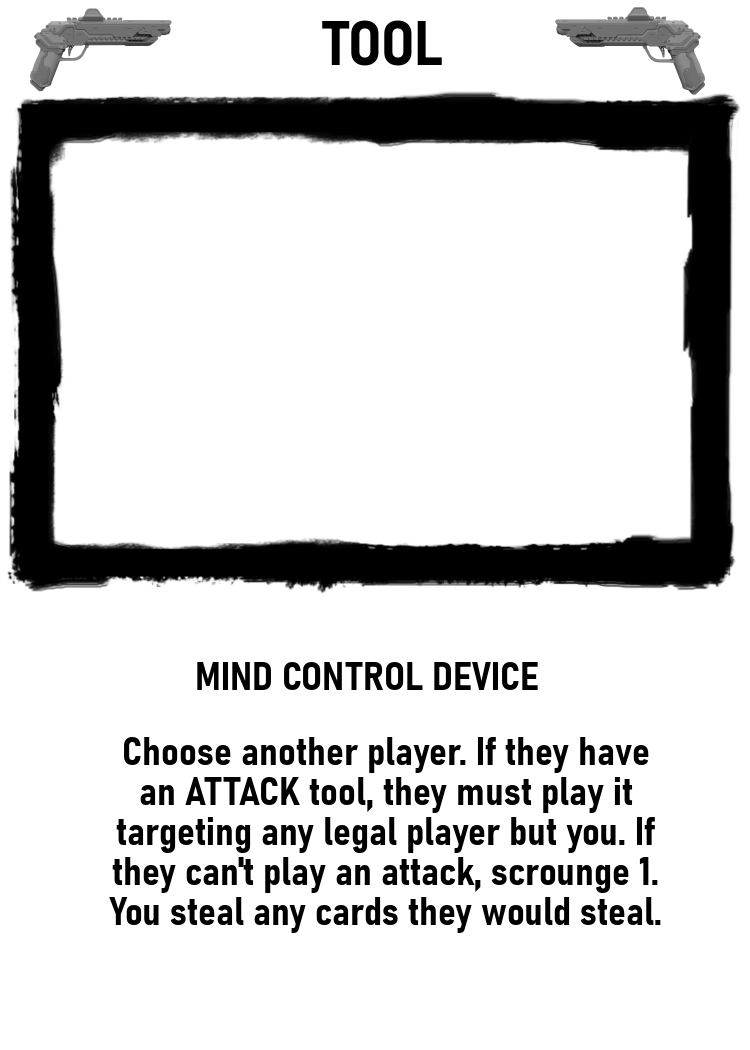
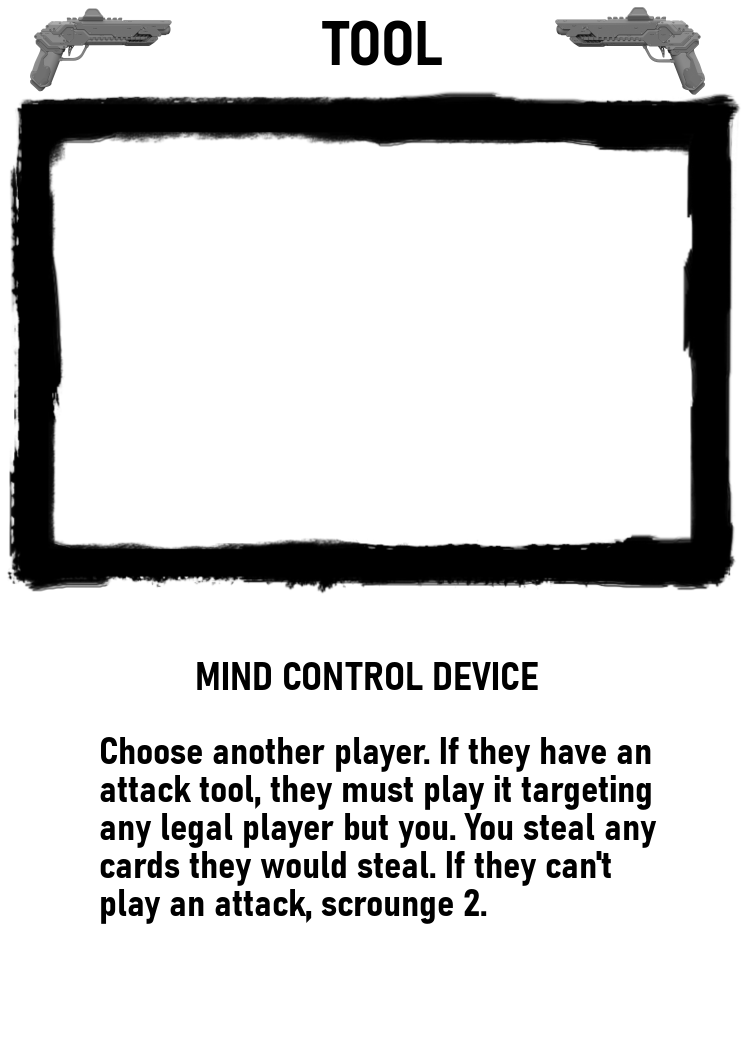
Before/after of a 750px x 1050px layered artwork. What changed in the layer stack:
painted on "Choose another player. If they..." over box(100, 737, 661, 934)
